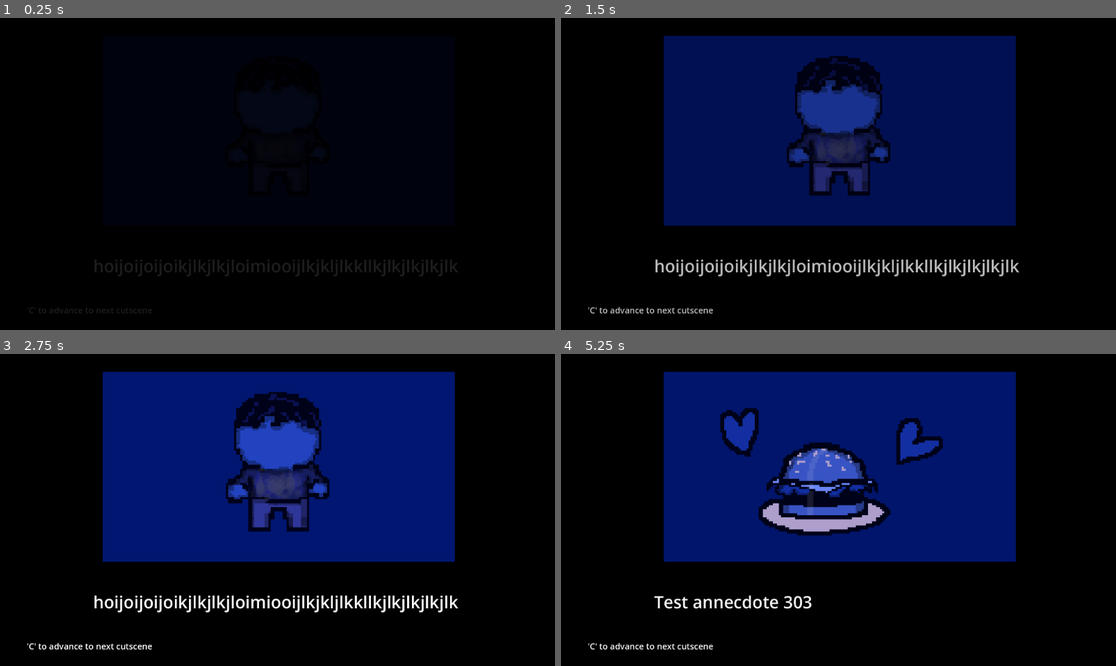
Above: before the commit, frames 1-4 (two rows, left to right).
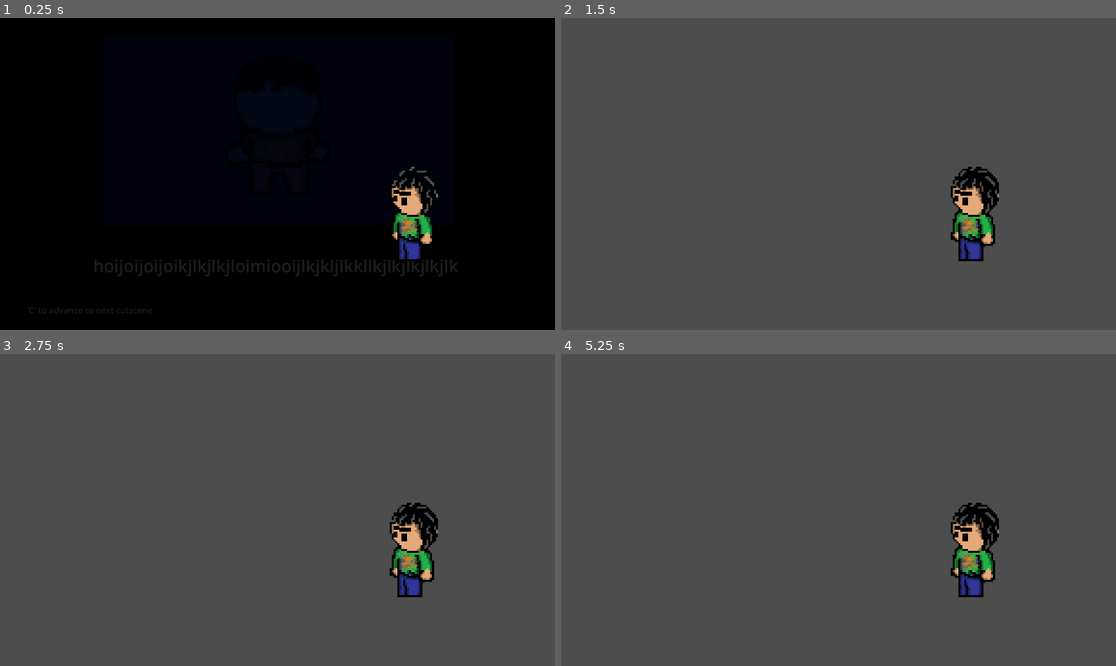
Above: after the commit, the same moments.

Repository: userbooi/openworld
Game: Godot game, scene res://main.tscn
Same seed, same stepped clock (60 frames per second), same inputs: the game is played once before the commit and once after it.
Inputs (mouse positions are in pixels of both pictures, inside the frame that each line leads up to):
- Up to frame 1 (0.25 s): no input
- Up to frame 2 (1.5 s): click "START" at 0.5 s; click (622, 227) at 1.25 s, where only the run before the commit has a clickable "START"
- Up to frame 3 (2.75 s): click (61, 563) at 2 s, where only the run before the commit has a clickable "START"
- Up to frame 4 (5.25 s): tap Enter at 2.75 s; tap C (advanceCutscene) every 0.75 s from 2.85 to 5.1 s

The runs differ from the first frame. In frame 1, 1.2% of the frame differs, in the area x 70-79%, y 47-78%; in frame 2, 100%; in frame 3, 100%; in frame 4, 100%, in the area x 0-100%, y 0-100%.

Commit message:
Feb. 11 metting

Diff:
--- a/cutscenes.gd
+++ b/cutscenes.gd
@@ -1,5 +1,6 @@
 extends Node2D
 var cutscene_num = 0
+signal startMenu
 
 # Called when the node enters the scene tree for the first time.
 func _ready() -> void:
@@ -54,3 +55,4 @@
 		$Sprite2D.self_modulate.a = 0
 		$Label.self_modulate.a = 0
 		$UserPrompt.self_modulate.a = 0
+		startMenu.emit()
--- a/cutscenes.tscn
+++ b/cutscenes.tscn
@@ -2,6 +2,21 @@
 
 [ext_resource type="Texture2D" uid="uid://ckyri3dywr4sn" path="res://Art/scene1.png" id="1_6k8s0"]
 [ext_resource type="Script" path="res://cutscenes.gd" id="1_dgwo4"]
+
+[sub_resource type="Animation" id="Animation_q1m7g"]
+length = 0.001
+tracks/0/type = "value"
+tracks/0/imported = false
+tracks/0/enabled = true
+tracks/0/path = NodePath("ColorRect:self_modulate")
+tracks/0/interp = 1
+tracks/0/loop_wrap = true
+tracks/0/keys = {
+"times": PackedFloat32Array(0),
+"transitions": PackedFloat32Array(1),
+"update": 0,
+"values": [Color(1, 1, 1, 1)]
+}
 
 [sub_resource type="Animation" id="Animation_6wr24"]
 resource_name = "fade_in"
@@ -17,21 +32,6 @@
 "transitions": PackedFloat32Array(1, 1),
 "update": 0,
 "values": [Color(1, 1, 1, 0), Color(1, 1, 1, 1)]
-}
-
-[sub_resource type="Animation" id="Animation_q1m7g"]
-length = 0.001
-tracks/0/type = "value"
-tracks/0/imported = false
-tracks/0/enabled = true
-tracks/0/path = NodePath("ColorRect:self_modulate")
-tracks/0/interp = 1
-tracks/0/loop_wrap = true
-tracks/0/keys = {
-"times": PackedFloat32Array(0),
-"transitions": PackedFloat32Array(1),
-"update": 0,
-"values": [Color(1, 1, 1, 1)]
 }
 
 [sub_resource type="Animation" id="Animation_qsaos"]
--- /dev/null
+++ b/main.gd
@@ -0,0 +1,17 @@
+extends Node2D
+
+
+# Called when the node enters the scene tree for the first time.
+func _ready() -> void:
+	pass # Replace with function body.
+
+
+# Called every frame. 'delta' is the elapsed time since the previous frame.
+func _process(delta: float) -> void:
+	pass
+
+
+func _on_main_menu_start_game() -> void:
+	$ColorRect.visible = false
+	$Cutscenes.visible = false
+	$MainMenu.visible = false
--- a/main.tscn
+++ b/main.tscn
@@ -1,12 +1,12 @@
-[gd_scene load_steps=3 format=3 uid="uid://iiahoh2xpc1y"]
+[gd_scene load_steps=5 format=3 uid="uid://iiahoh2xpc1y"]
 
+[ext_resource type="Script" path="res://main.gd" id="1_n77nj"]
 [ext_resource type="PackedScene" uid="uid://bff70oi4criij" path="res://cutscenes.tscn" id="1_vcj3p"]
-[ext_resource type="PackedScene" uid="uid://dmlw6plx0o4g8" path="res://main_menu.tscn" id="1_xcyxj"]
+[ext_resource type="PackedScene" uid="uid://du7gm1dpubmvy" path="res://main_menu.tscn" id="1_xcyxj"]
+[ext_resource type="PackedScene" uid="uid://dh6ogvs8756s7" path="res://player.tscn" id="4_fef01"]
 
 [node name="main" type="Node2D"]
-
-[node name="MainMenu" parent="." instance=ExtResource("1_xcyxj")]
-position = Vector2(-36, -36)
+script = ExtResource("1_n77nj")
 
 [node name="ColorRect" type="ColorRect" parent="."]
 offset_left = -36.0
@@ -18,3 +18,11 @@
 [node name="Cutscenes" parent="." instance=ExtResource("1_vcj3p")]
 position = Vector2(570, 314)
 scale = Vector2(0.7, 0.7)
+
+[node name="MainMenu" parent="." instance=ExtResource("1_xcyxj")]
+
+[node name="Player" parent="." instance=ExtResource("4_fef01")]
+position = Vector2(861, 433)
+
+[connection signal="startMenu" from="Cutscenes" to="MainMenu" method="_on_cutscenes_start_menu"]
+[connection signal="startGame" from="MainMenu" to="." method="_on_main_menu_start_game"]
--- /dev/null
+++ b/main_menu.gd
@@ -0,0 +1,21 @@
+extends Node2D
+signal startGame
+
+# Called when the node enters the scene tree for the first time.
+func _ready() -> void:
+	$Label.self_modulate.a = 0
+	$Button.self_modulate.a = 0
+
+
+# Called every frame. 'delta' is the elapsed time since the previous frame.
+func _process(delta: float) -> void:
+	pass
+
+
+func _on_cutscenes_start_menu() -> void:
+	$Label.self_modulate.a = 1
+	$Button.self_modulate.a = 1
+
+
+func _on_button_pressed() -> void:
+	startGame.emit()
--- a/main_menu.tscn
+++ b/main_menu.tscn
@@ -1,19 +1,24 @@
-[gd_scene format=3 uid="uid://dmlw6plx0o4g8"]
+[gd_scene load_steps=2 format=3 uid="uid://du7gm1dpubmvy"]
+
+[ext_resource type="Script" path="res://main_menu.gd" id="1_n6eqn"]
 
 [node name="MainMenu" type="Node2D"]
+script = ExtResource("1_n6eqn")
 
-[node name="Title" type="Label" parent="."]
-offset_left = 375.0
-offset_top = 306.0
-offset_right = 721.0
-offset_bottom = 389.0
-theme_override_font_sizes/font_size = 60
+[node name="Label" type="Label" parent="."]
+offset_left = 412.0
+offset_top = 285.0
+offset_right = 701.0
+offset_bottom = 354.0
+theme_override_font_sizes/font_size = 50
 text = "Open World"
 
 [node name="Button" type="Button" parent="."]
-offset_left = 62.0
-offset_top = 425.0
-offset_right = 257.0
-offset_bottom = 516.0
-theme_override_font_sizes/font_size = 35
+offset_left = 33.0
+offset_top = 438.0
+offset_right = 238.0
+offset_bottom = 519.0
+theme_override_font_sizes/font_size = 40
 text = "START"
+
+[connection signal="pressed" from="Button" to="." method="_on_button_pressed"]
--- /dev/null
+++ b/player.gd
@@ -0,0 +1,11 @@
+extends Area2D
+
+
+# Called when the node enters the scene tree for the first time.
+func _ready() -> void:
+	pass # Replace with function body.
+
+
+# Called every frame. 'delta' is the elapsed time since the previous frame.
+func _process(delta: float) -> void:
+	pass
--- /dev/null
+++ b/player.tscn
@@ -0,0 +1,185 @@
+[gd_scene load_steps=32 format=3 uid="uid://dh6ogvs8756s7"]
+
+[ext_resource type="Texture2D" uid="uid://dxmm1ttvyrm5a" path="res://Art/player/player_idle_e/pixil-frame-0.png" id="1_ibdpr"]
+[ext_resource type="Script" path="res://player.gd" id="1_piwkk"]
+[ext_resource type="Texture2D" uid="uid://cn2x7hyquu354" path="res://Art/player/player_idle_e/pixil-frame-1.png" id="2_r303w"]
+[ext_resource type="Texture2D" uid="uid://byulbh852k8ng" path="res://Art/player/player_idle_e/pixil-frame-2.png" id="3_51d2j"]
+[ext_resource type="Texture2D" uid="uid://c60hwjumwvx8r" path="res://Art/player/player_idle_e/pixil-frame-3.png" id="4_wejht"]
+[ext_resource type="Texture2D" uid="uid://b8fvc111niv4o" path="res://Art/player/player_idle_n/pixil-frame-0.png" id="5_6w1ob"]
+[ext_resource type="Texture2D" uid="uid://5xhhkltaihym" path="res://Art/player/player_idle_n/pixil-frame-1.png" id="6_3re17"]
+[ext_resource type="Texture2D" uid="uid://cp3kou47omqcr" path="res://Art/player/player_idle_n/pixil-frame-2.png" id="7_3ve83"]
+[ext_resource type="Texture2D" uid="uid://ckrvoqwpros1d" path="res://Art/player/player_idle_n/pixil-frame-3.png" id="8_j1gut"]
+[ext_resource type="Texture2D" uid="uid://xs4j1mjivo0d" path="res://Art/player/player_idle_s/pixil-frame-0.png" id="9_pfnup"]
+[ext_resource type="Texture2D" uid="uid://cpxopycov1glq" path="res://Art/player/player_idle_s/pixil-frame-1.png" id="10_d4yx3"]
+[ext_resource type="Texture2D" uid="uid://cfctx3gtfwasd" path="res://Art/player/player_idle_s/pixil-frame-2.png" id="11_d7jo2"]
+[ext_resource type="Texture2D" uid="uid://b5cgqthe2j735" path="res://Art/player/player_idle_s/pixil-frame-3.png" id="12_pvkab"]
+[ext_resource type="Texture2D" uid="uid://bjlylcj4hp0pr" path="res://Art/player/player_idle_w/pixil-frame-0.png" id="13_ul8bm"]
+[ext_resource type="Texture2D" uid="uid://cf6yklnekyr2i" path="res://Art/player/player_idle_w/pixil-frame-1.png" id="14_jel82"]
+[ext_resource type="Texture2D" uid="uid://cmohdsx0wip1s" path="res://Art/player/player_idle_w/pixil-frame-2.png" id="15_03gw0"]
+[ext_resource type="Texture2D" uid="uid://dggoj4461yfip" path="res://Art/player/player_idle_w/pixil-frame-3.png" id="16_ycdi8"]
+[ext_resource type="Texture2D" uid="uid://bqxmcae114kuv" path="res://Art/player/player_walk_e/pixil-frame-0.png" id="17_jlw0h"]
+[ext_resource type="Texture2D" uid="uid://ctbleihxmcppp" path="res://Art/player/player_walk_e/pixil-frame-1.png" id="18_qwk24"]
+[ext_resource type="Texture2D" uid="uid://wudfii3yinnq" path="res://Art/player/player_walk_e/pixil-frame-2.png" id="19_a7pid"]
+[ext_resource type="Texture2D" uid="uid://d38801ie085cc" path="res://Art/player/player_walk_e/pixil-frame-3.png" id="20_y5w78"]
+[ext_resource type="Texture2D" uid="uid://bkla13mdxpkr6" path="res://Art/player/player_walk_n/pixil-frame-0.png" id="21_iijun"]
+[ext_resource type="Texture2D" uid="uid://dbvwkystwff8p" path="res://Art/player/player_walk_n/pixil-frame-1.png" id="22_kk0fo"]
+[ext_resource type="Texture2D" uid="uid://bfqar344djep" path="res://Art/player/player_walk_n/pixil-frame-2.png" id="23_2taxa"]
+[ext_resource type="Texture2D" uid="uid://bet32giat2q64" path="res://Art/player/player_walk_n/pixil-frame-3.png" id="24_x84ae"]
+[ext_resource type="Texture2D" uid="uid://cib5tk0yrp5nc" path="res://Art/player/player_walk_s/pixil-frame-0.png" id="25_gxekj"]
+[ext_resource type="Texture2D" uid="uid://dxy1xa2ole8ru" path="res://Art/player/player_walk_s/pixil-frame-1.png" id="26_p7q6f"]
+[ext_resource type="Texture2D" uid="uid://b4larrs2ssxqf" path="res://Art/player/player_walk_s/pixil-frame-2.png" id="27_258or"]
+[ext_resource type="Texture2D" uid="uid://cewr3bdm4eueg" path="res://Art/player/player_walk_s/pixil-frame-3.png" id="28_agmxp"]
+
+[sub_resource type="SpriteFrames" id="SpriteFrames_ny5vr"]
+animations = [{
+"frames": [{
+"duration": 1.0,
+"texture": ExtResource("1_ibdpr")
+}, {
+"duration": 1.0,
+"texture": ExtResource("2_r303w")
+}, {
+"duration": 1.0,
+"texture": ExtResource("3_51d2j")
+}, {
+"duration": 1.0,
+"texture": ExtResource("4_wejht")
+}],
+"loop": true,
+"name": &"idleE",
+"speed": 5.0
+}, {
+"frames": [{
+"duration": 1.0,
+"texture": ExtResource("5_6w1ob")
+}, {
+"duration": 1.0,
+"texture": ExtResource("6_3re17")
+}, {
+"duration": 1.0,
+"texture": ExtResource("7_3ve83")
+}, {
+"duration": 1.0,
+"texture": ExtResource("8_j1gut")
+}],
+"loop": true,
+"name": &"idleN",
+"speed": 5.0
+}, {
+"frames": [{
+"duration": 1.0,
+"texture": ExtResource("9_pfnup")
+}, {
+"duration": 1.0,
+"texture": ExtResource("10_d4yx3")
+}, {
+"duration": 1.0,
+"texture": ExtResource("11_d7jo2")
+}, {
+"duration": 1.0,
+"texture": ExtResource("12_pvkab")
+}],
+"loop": true,
+"name": &"idleS",
+"speed": 5.0
+}, {
+"frames": [{
+"duration": 1.0,
+"texture": ExtResource("13_ul8bm")
+}, {
+"duration": 1.0,
+"texture": ExtResource("14_jel82")
+}, {
+"duration": 1.0,
+"texture": ExtResource("15_03gw0")
+}, {
+"duration": 1.0,
+"texture": ExtResource("16_ycdi8")
+}],
+"loop": true,
+"name": &"idleW",
+"speed": 5.0
+}, {
+"frames": [{
+"duration": 1.0,
+"texture": ExtResource("17_jlw0h")
+}, {
+"duration": 1.0,
+"texture": ExtResource("18_qwk24")
+}, {
+"duration": 1.0,
+"texture": ExtResource("19_a7pid")
+}, {
+"duration": 1.0,
+"texture": ExtResource("20_y5w78")
+}],
+"loop": true,
+"name": &"walkE",
+"speed": 5.0
+}, {
+"frames": [{
+"duration": 1.0,
+"texture": ExtResource("21_iijun")
+}, {
+"duration": 1.0,
+"texture": ExtResource("22_kk0fo")
+}, {
+"duration": 1.0,
+"texture": ExtResource("23_2taxa")
+}, {
+"duration": 1.0,
+"texture": ExtResource("24_x84ae")
+}],
+"loop": true,
+"name": &"walkN",
+"speed": 5.0
+}, {
+"frames": [{
+"duration": 1.0,
+"texture": ExtResource("25_gxekj")
+}, {
+"duration": 1.0,
+"texture": ExtResource("26_p7q6f")
+}, {
+"duration": 1.0,
+"texture": ExtResource("27_258or")
+}, {
+"duration": 1.0,
+"texture": ExtResource("28_agmxp")
+}],
+"loop": true,
+"name": &"walkS",
+"speed": 5.0
+}, {
+"frames": [{
+"duration": 1.0,
+"texture": ExtResource("13_ul8bm")
+}, {
+"duration": 1.0,
+"texture": ExtResource("14_jel82")
+}, {
+"duration": 1.0,
+"texture": ExtResource("15_03gw0")
+}, {
+"duration": 1.0,
+"texture": ExtResource("16_ycdi8")
+}],
+"loop": true,
+"name": &"walkW",
+"speed": 5.0
+}]
+
+[sub_resource type="RectangleShape2D" id="RectangleShape2D_enpbv"]
+size = Vector2(84, 165)
+
+[node name="Player" type="Area2D"]
+script = ExtResource("1_piwkk")
+
+[node name="AnimatedSprite2D" type="AnimatedSprite2D" parent="."]
+sprite_frames = SubResource("SpriteFrames_ny5vr")
+animation = &"idleW"
+frame_progress = 0.180292
+
+[node name="CollisionShape2D" type="CollisionShape2D" parent="."]
+position = Vector2(-3, -18.5)
+shape = SubResource("RectangleShape2D_enpbv")
